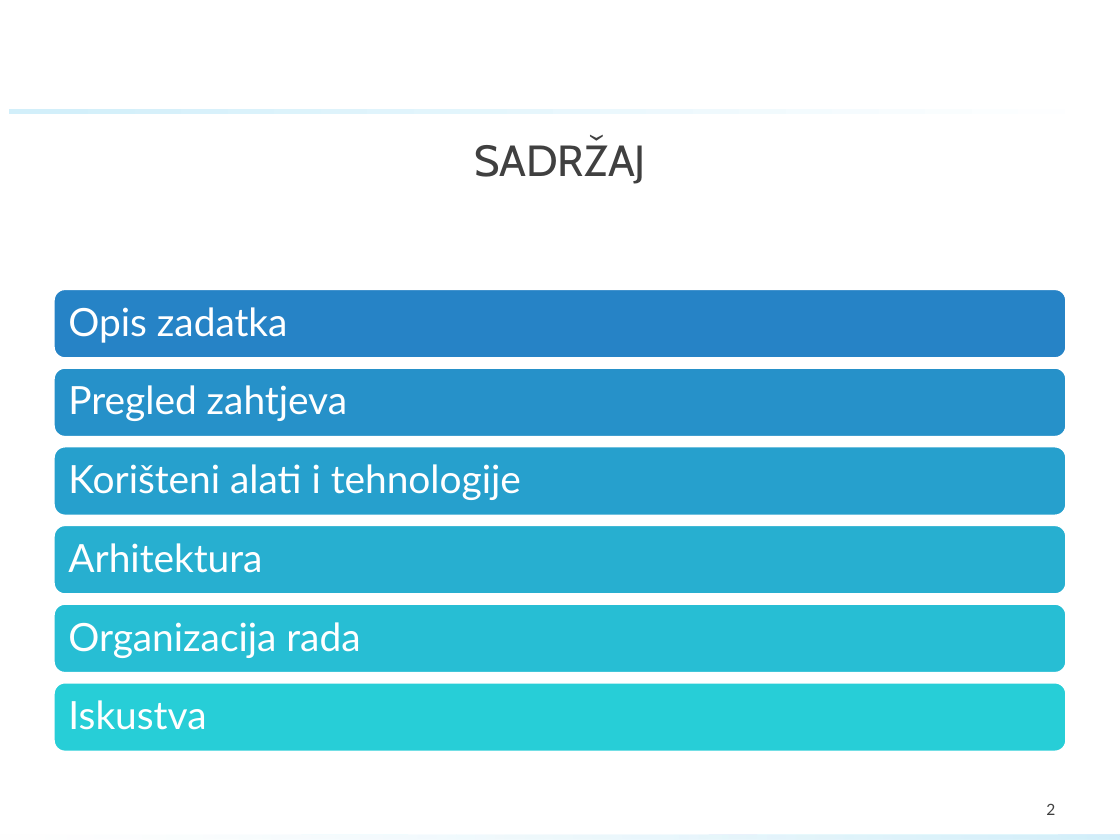
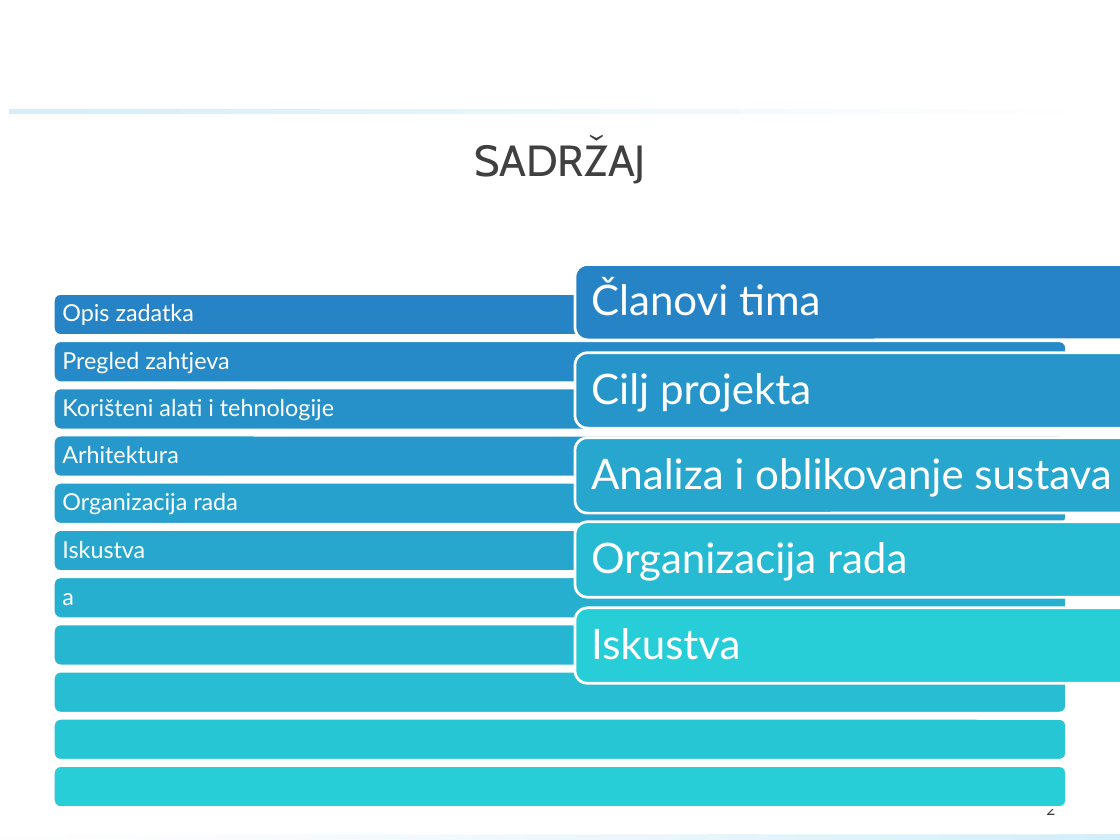
Before and after one commit to GolubIvan/Programsko-inzenjerstvo, a slide deck: slide 2 of PROINZ_TG11_4_eZgrada.pptx. Drawn at 1120x840 pixels with LibreOffice and Linux fonts; fonts in the diff are those of the drawing; background and template pictures are left out. Boxes give left, top, right and bottom in pixels: in the first picture for what was removed or moved away, otherwise in the second. Text is boxed around its words. In the diff, an @@ line names an element or a change of style, - is before the commit and + after.

```diff
--- a/PROINZ_TG11_4_eZgrada.pptx
+++ b/PROINZ_TG11_4_eZgrada.pptx
@@ rounded rectangle: place and size @@
-rounded rectangle at [54,289,1067,358]
+rounded rectangle at [54,293,1067,335]
@@ text "Pregled zahtjeva": place and size @@
-text "Pregled zahtjeva" at [68,385,348,421]
+text "Pregled zahtjeva" at [62,352,229,374]
@@ rounded rectangle: place and size @@
-rounded rectangle at [54,367,1067,437]
+rounded rectangle at [54,388,1067,429]
@@ text "Korišteni alati i tehnologije": place and size @@
-text "Korišteni alati i tehnologije" at [68,464,521,500]
+text "Korišteni alati i tehnologije" at [62,399,334,421]
@@ text "Arhitektura": place and size @@
-text "Arhitektura" at [68,543,262,573]
+text "Arhitektura" at [62,446,178,463]
@@ rounded rectangle: place and size @@
-rounded rectangle at [54,446,1067,515]
+rounded rectangle at [54,483,1067,524]
@@ text "Organizacija rada": place and size @@
-text "Organizacija rada" at [68,622,360,658]
+text "Organizacija rada" at [62,493,238,515]
@@ size 25 to 15 pt; less space between paragraphs in 6 elements at [62,304,194,325], [62,352,229,374], [62,399,334,421], [62,446,178,463], [62,493,238,515], [62,541,145,558] @@
@@ text "Iskustva": place and size @@
-text "Iskustva" at [68,700,206,730]
+text "Iskustva" at [62,541,145,558]
@@ rounded rectangle: place and size @@
-rounded rectangle at [54,525,1067,595]
+rounded rectangle at [54,577,1067,618]
@@ group added at [575,264,1120,683]: 5 rounded rectangles, 5 texts @@
+Članovi tima
+Cilj projekta
+Analiza i oblikovanje sustava
+Organizacija rada
+Iskustva
@@ rounded rectangle: place and size @@
-rounded rectangle at [54,604,1067,673]
+rounded rectangle at [54,671,1067,712]
@@ group added at [54,340,1067,759]: 5 rounded rectangles, 1 text @@
+a
@@ rounded rectangle: place and size @@
-rounded rectangle at [54,682,1067,752]
+rounded rectangle at [54,766,1067,808]
```
Also in this commit, not shown: 6 other slides changed, 1 slide removed, 2 other files.
